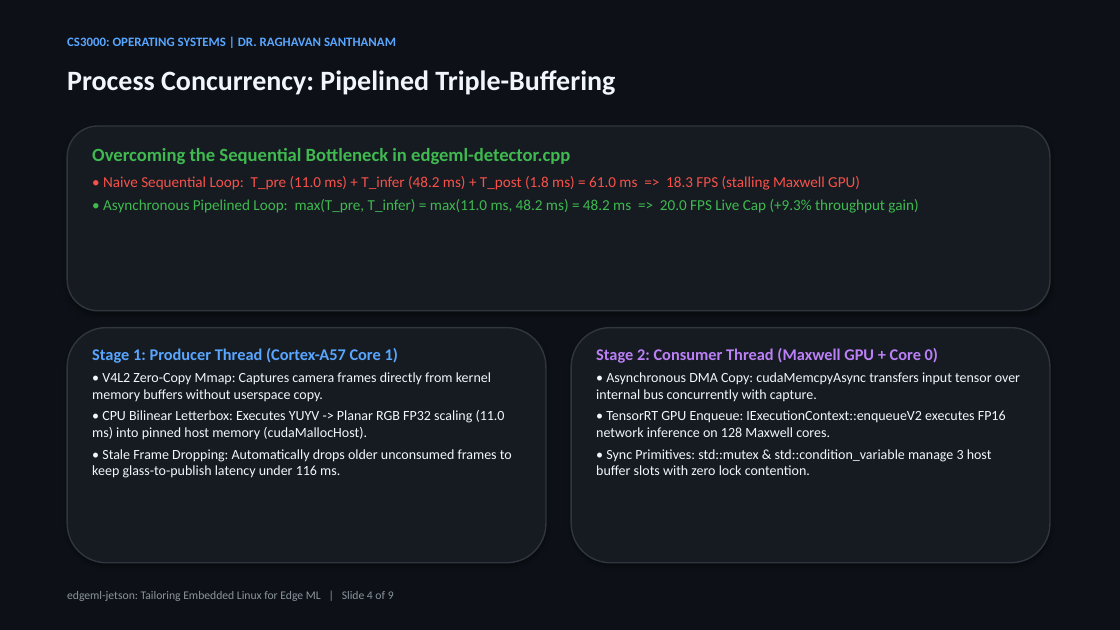
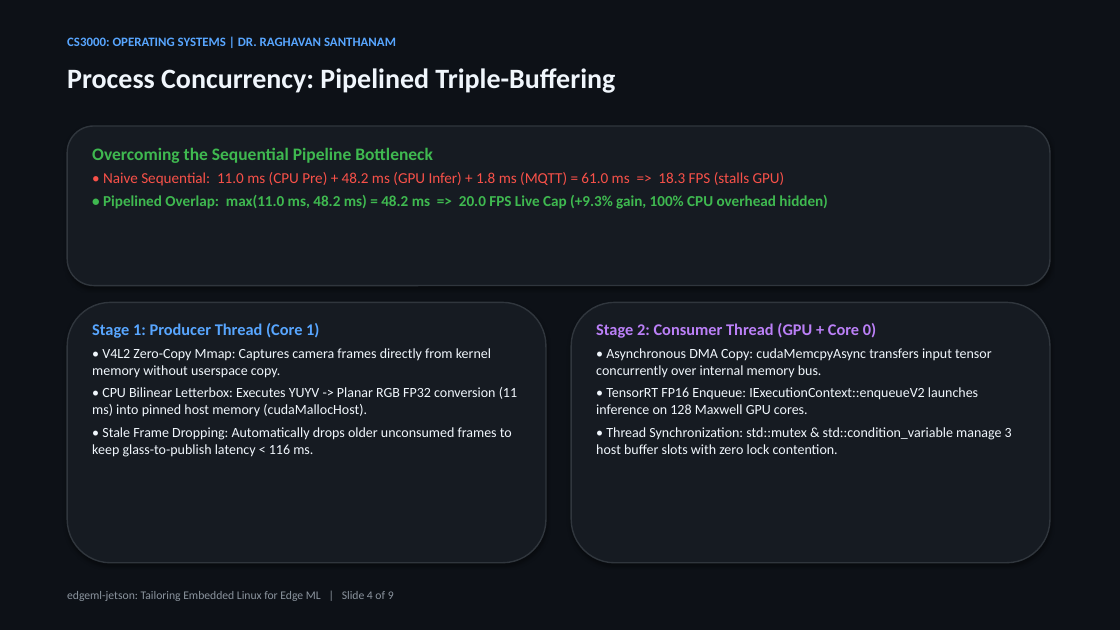
Before and after one commit to pengeon1/edgeml-jetson, a slide deck: slide 4 of presentation/cs3000-edgeml-presentation.pptx. Drawn at 1120x630 pixels with LibreOffice and Linux fonts; fonts in the diff are those of the drawing. Boxes give left, top, right and bottom in pixels: in the first picture for what was removed or moved away, otherwise in the second. Text is boxed around its words. In the diff, an @@ line names an element or a change of style, - is before the commit and + after.

```diff
--- a/presentation/cs3000-edgeml-presentation.pptx
+++ b/presentation/cs3000-edgeml-presentation.pptx
@@ rounded rectangle: place and size @@
-rounded rectangle at [67,126,1050,311]
+rounded rectangle at [67,126,1050,286]
@@ text at [92,147,828,209]: text changed; bold on @@
-Overcoming the Sequential Bottleneck in edgeml-detector.cpp
-• Naive Sequential Loop: T_pre (11.0 ms) + T_infer (48.2 ms) + T_post (1.8 ms) = 61.0 ms => 18.3 FPS (stalling Maxwell GPU)
-• Asynchronous Pipelined Loop: max(T_pre, T_infer) = max(11.0 ms, 48.2 ms) = 48.2 ms => 20.0 FPS Live Cap (+9.3% throughput gain)
+Overcoming the Sequential Pipeline Bottleneck
+• Naive Sequential: 11.0 ms (CPU Pre) + 48.2 ms (GPU Infer) + 1.8 ms (MQTT) = 61.0 ms => 18.3 FPS (stalls GPU)
+• Pipelined Overlap: max(11.0 ms, 48.2 ms) = 48.2 ms => 20.0 FPS Live Cap (+9.3% gain, 100% CPU overhead hidden)
@@ rounded rectangle: place and size @@
-rounded rectangle at [67,328,546,563]
+rounded rectangle at [67,302,546,563]
@@ text at [92,323,517,457]: text changed @@
-Stage 1: Producer Thread (Cortex-A57 Core 1)
-• V4L2 Zero-Copy Mmap: Captures camera frames directly from kernel memory buffers without userspace copy.
-• CPU Bilinear Letterbox: Executes YUYV -> Planar RGB FP32 scaling (11.0 ms) into pinned host memory (cudaMallocHost).
-• Stale Frame Dropping: Automatically drops older unconsumed frames to keep glass-to-publish latency under 116 ms.
+Stage 1: Producer Thread (Core 1)
+• V4L2 Zero-Copy Mmap: Captures camera frames directly from kernel memory without userspace copy.
+• CPU Bilinear Letterbox: Executes YUYV -> Planar RGB FP32 conversion (11 ms) into pinned host memory (cudaMallocHost).
+• Stale Frame Dropping: Automatically drops older unconsumed frames to keep glass-to-publish latency < 116 ms.
@@ rounded rectangle: place and size @@
-rounded rectangle at [571,328,1050,563]
+rounded rectangle at [571,302,1050,563]
@@ text at [596,323,1012,454]: text changed @@
-Stage 2: Consumer Thread (Maxwell GPU + Core 0)
-• Asynchronous DMA Copy: cudaMemcpyAsync transfers input tensor over internal bus concurrently with capture.
-• TensorRT GPU Enqueue: IExecutionContext::enqueueV2 executes FP16 network inference on 128 Maxwell cores.
-• Sync Primitives: std::mutex & std::condition_variable manage 3 host buffer slots with zero lock contention.
+Stage 2: Consumer Thread (GPU + Core 0)
+• Asynchronous DMA Copy: cudaMemcpyAsync transfers input tensor concurrently over internal memory bus.
+• TensorRT FP16 Enqueue: IExecutionContext::enqueueV2 launches inference on 128 Maxwell GPU cores.
+• Thread Synchronization: std::mutex & std::condition_variable manage 3 host buffer slots with zero lock contention.
```
Also in this commit, not shown: 8 other slides changed, 4 other files.
